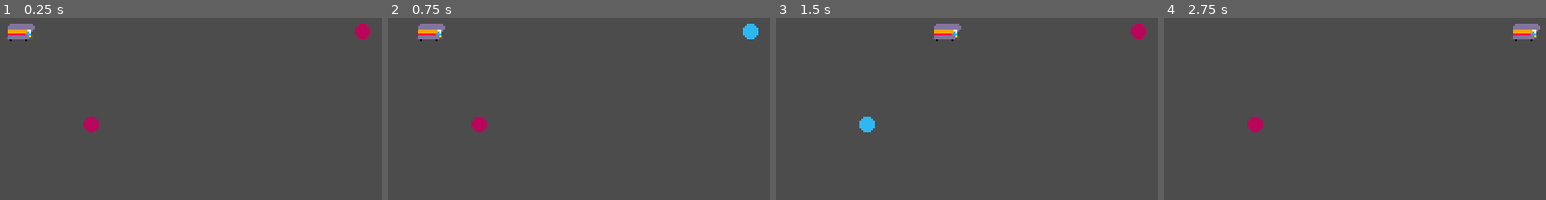
Above: before the commit, frames 1-4 (left to right).
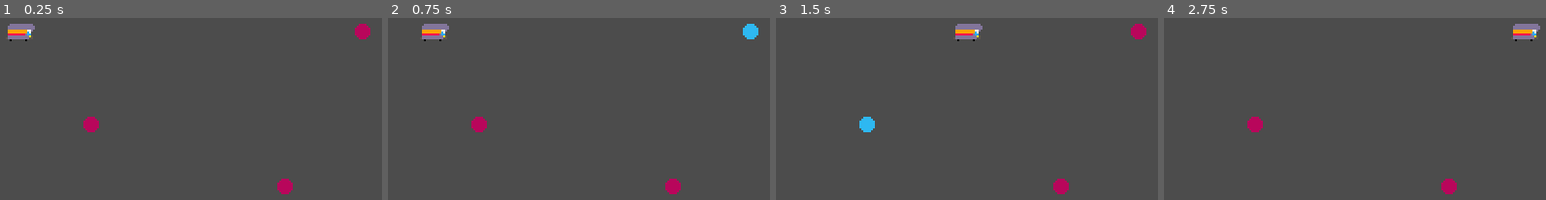
Above: after the commit, the same moments.

Repository: youssefevan/global-game-jam-2023
Game: Godot game, scene res://Scenes/TestingGrounds.tscn
The game is run twice, just before and just after one commit, with the same random seed, the same clock (stepped at 60 frames per second) and the same inputs. This scene is started directly instead of the project's main scene.
Inputs (mouse positions are in pixels of both pictures, inside the frame that each line leads up to):
- Up to frame 1 (0.25 s): no input
- Up to frame 2 (0.75 s): tap Enter at 0.5 s; move the mouse to (750, 30) at 0.52 s; click (750, 30) at 0.6 s
- Up to frame 3 (1.5 s): move the mouse to (867, 125) at 1.27 s; click (867, 125) at 1.35 s
- Up to frame 4 (2.75 s): move the mouse to (1435, 43) at 2.02 s; click (1435, 43) at 2.1 s

The runs differ from the first frame. In frame 1, 0.3% of the frame differs, in the area x 72-77%, y 88-97%; in frame 2, 0.5%; in frame 3, 1.3%, in the area x 41-77%, y 3-97%; in frame 4, 0.3%.

Commit message:
Fixed arrival bug, added travel time calculation
- Can now select another city mid travel without breaking the movement
- travel time is now constant based on distance

Diff:
--- a/Global Game Jam 2023/Scenes/TestingGrounds.tscn
+++ b/Global Game Jam 2023/Scenes/TestingGrounds.tscn
@@ -11,8 +11,12 @@
 [node name="City2" parent="." instance=ExtResource( 1 )]
 position = Vector2( 100, 92 )
 
+[node name="City3" parent="." instance=ExtResource( 1 )]
+position = Vector2( 200, 124 )
+
 [node name="Player" parent="." instance=ExtResource( 2 )]
 position = Vector2( 64, 44 )
 
 [connection signal="new_city_selected" from="City" to="Player" method="_on_City_new_city_selected"]
 [connection signal="new_city_selected" from="City2" to="Player" method="_on_City2_new_city_selected"]
+[connection signal="new_city_selected" from="City3" to="Player" method="_on_City3_new_city_selected"]
--- a/Global Game Jam 2023/Scripts/city.gd
+++ b/Global Game Jam 2023/Scripts/city.gd
@@ -40,6 +40,6 @@
 	anims()
 	selection()
 
-	if selected:
+	if selected and Global.arrived:
 		Global.target_city = self
 		emit_signal("new_city_selected")
--- a/Global Game Jam 2023/Scripts/global.gd
+++ b/Global Game Jam 2023/Scripts/global.gd
@@ -1,3 +1,4 @@
 extends Node
 
 var target_city : City
+var arrived := true
--- a/Global Game Jam 2023/Scripts/player.gd
+++ b/Global Game Jam 2023/Scripts/player.gd
@@ -1,26 +1,30 @@
 extends KinematicBody2D
 
 var call_tween := true
-var arrived := false
+var travel_time := 0.0
 
 func _physics_process(delta):
 	if Global.target_city != null:
 		if self.global_position == Global.target_city.global_position:
-			arrived = true
+			Global.arrived = true
 		else:
-			arrived = false
+			Global.arrived = false
 
-	if arrived == true:
+	if Global.arrived == true:
 		call_tween = true
 
 func move():
 	if call_tween == true:
+		travel_time = self.global_position.distance_to(Global.target_city.global_position)/100
 		var tween = create_tween().set_trans(Tween.TRANS_LINEAR).set_ease(Tween.EASE_IN_OUT)
-		tween.tween_property(self, "global_position", Global.target_city.global_position, 2.0)
+		tween.tween_property(self, "global_position", Global.target_city.global_position, travel_time)
 		call_tween = false
 
 func _on_City_new_city_selected():
-	move()
+		move()
 
 func _on_City2_new_city_selected():
-	move()
+		move()
+
+func _on_City3_new_city_selected():
+		move()
